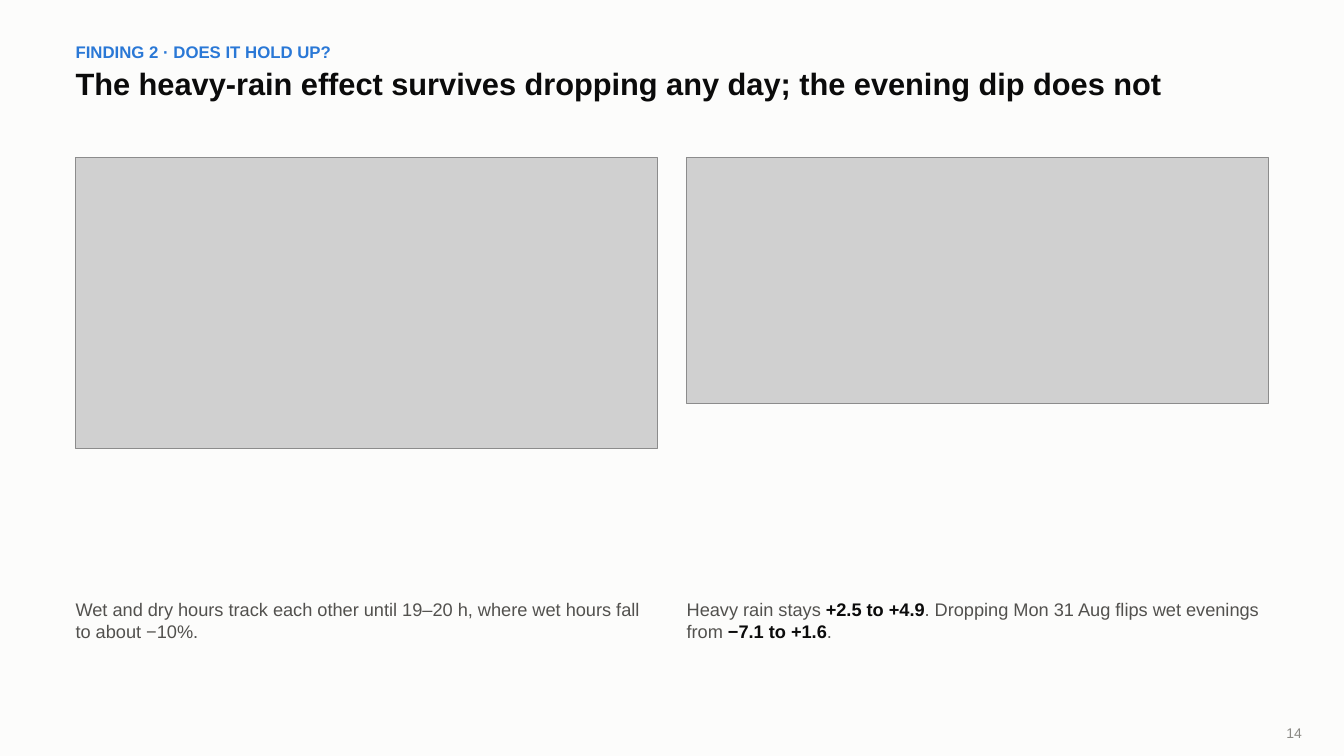
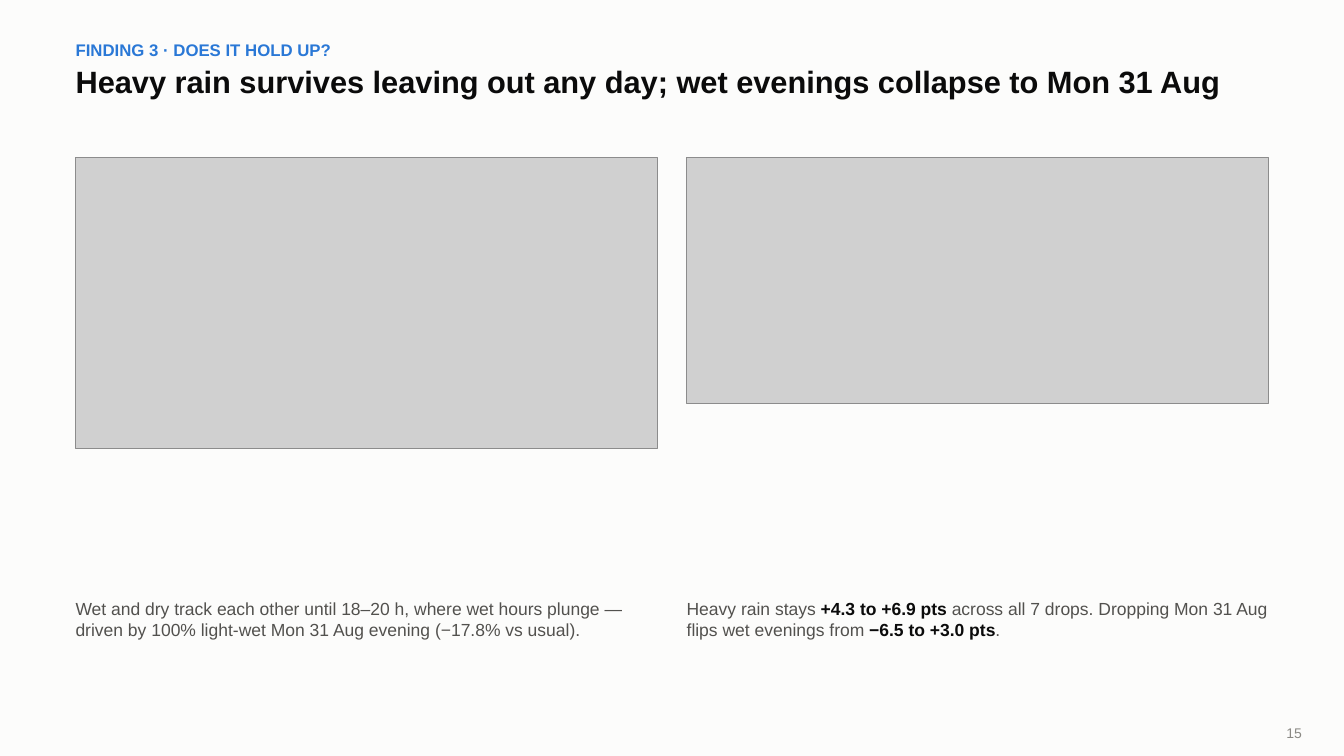
Before and after one commit to PEN1TENT/DSDE-final-project, a slide deck: slide 15 of reports/slides/slides.pptx (slide 14 before the commit). Drawn at 1344x756 pixels with LibreOffice and Linux fonts; fonts in the diff are those of the drawing; grey boxes stand for pictures. Boxes give left, top, right and bottom in pixels: in the first picture for what was removed or moved away, otherwise in the second. Text is boxed around its words. In the diff, an @@ line names an element or a change of style, - is before the commit and + after.

Commit message:
Add feed audit, Traffic DNA, rain DiD, tidal flow, spatial sync insights and 22-slide deck

```diff
--- a/reports/slides/slides.pptx
+++ b/reports/slides/slides.pptx
@@ text at box(76, 44, 331, 56): text changed @@
-FINDING 2 · DOES IT HOLD UP?
+FINDING 3 · DOES IT HOLD UP?
@@ text at box(76, 70, 1220, 99): text changed @@
-The heavy-rain effect survives dropping any day; the evening dip does not
+Heavy rain survives leaving out any day; wet evenings collapse to Mon 31 Aug
@@ text at box(76, 602, 599, 640): text changed; size 13 to 12.5 pt @@
-Wet and dry hours track each other until 19–20 h, where wet hours fall to about −10%.
+Wet and dry track each other until 18–20 h, where wet hours plunge — driven by 100% light-wet Mon 31 Aug evening (−17.8% vs usual).
@@ text at box(687, 602, 1267, 640): text changed; size 13 to 12.5 pt @@
-Heavy rain stays +2.5 to +4.9. Dropping Mon 31 Aug flips wet evenings from −7.1 to +1.6.
+Heavy rain stays +4.3 to +6.9 pts across all 7 drops. Dropping Mon 31 Aug flips wet evenings from −6.5 to +3.0 pts.
@@ text at box(1286, 728, 1302, 738): text changed @@
-14
+15
```
Also in this commit, not shown: 15 other slides changed, 6 slides added, 2 slides removed, 34 other files.
